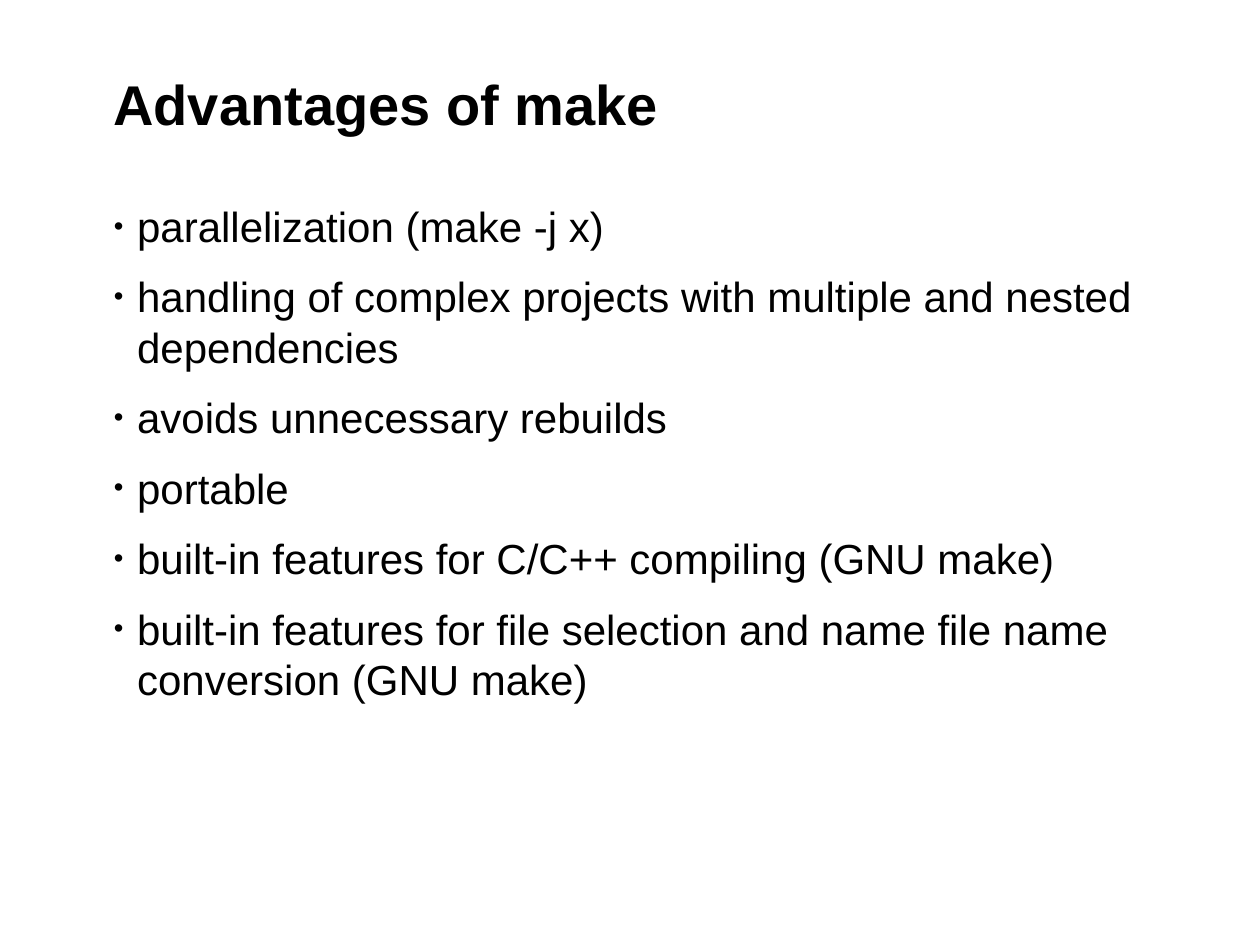
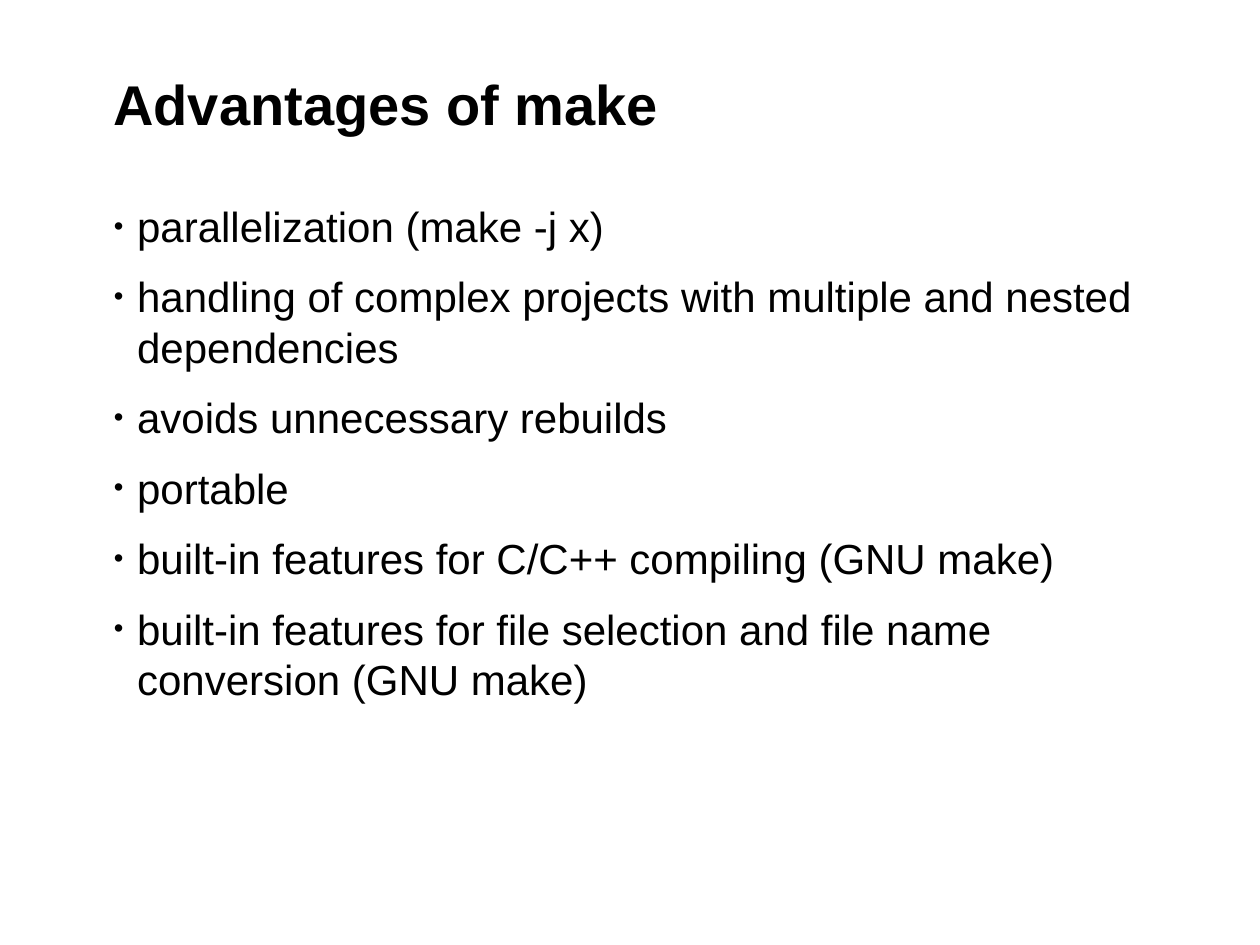
Before and after one commit to fsundermeyer/GNU_make_workshop, a slide deck: slide 4 of Presentation_GNU_make_workshop.odp. Drawn at 1260x945 pixels with LibreOffice and Linux fonts; fonts in the diff are those of the drawing; background and template pictures are left out. Boxes give left, top, right and bottom in pixels: in the first picture for what was removed or moved away, otherwise in the second. Text is boxed around its words. In the diff, an @@ line names an element or a change of style, - is before the commit and + after.

Commit message:
Typo

```diff
--- a/Presentation_GNU_make_workshop.odp
+++ b/Presentation_GNU_make_workshop.odp
@@ text at (137, 614, 991, 704): text changed @@
-• built-in features for file selection and name file name conversion (GNU make)
+• built-in features for file selection and file name conversion (GNU make)
```
